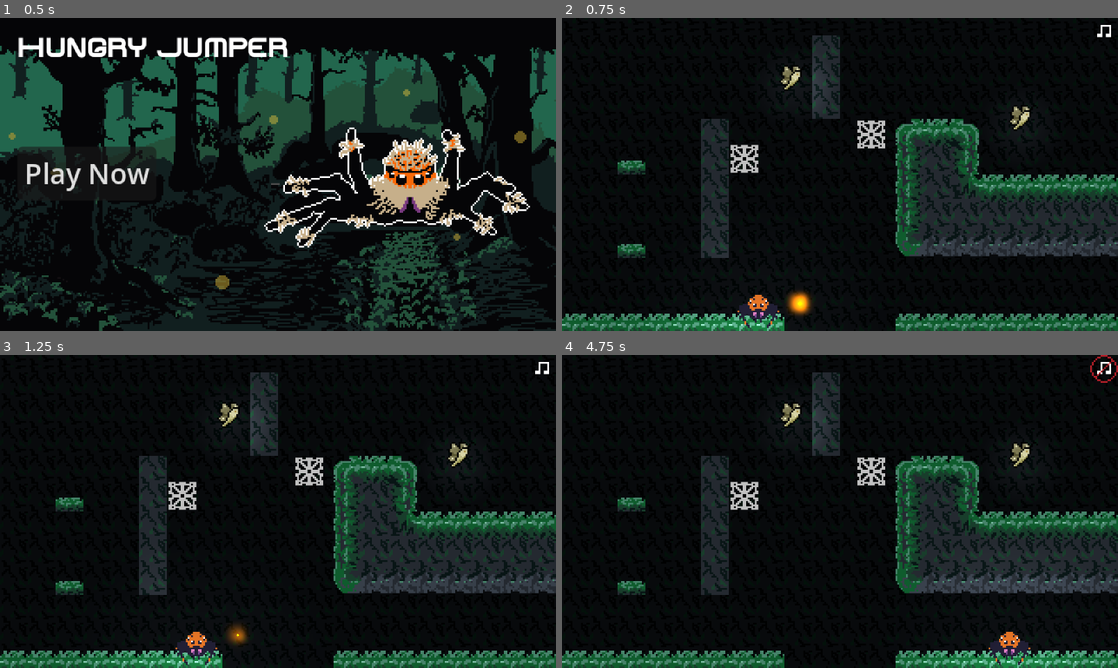
Above: before the commit, frames 1-4 (two rows, left to right).
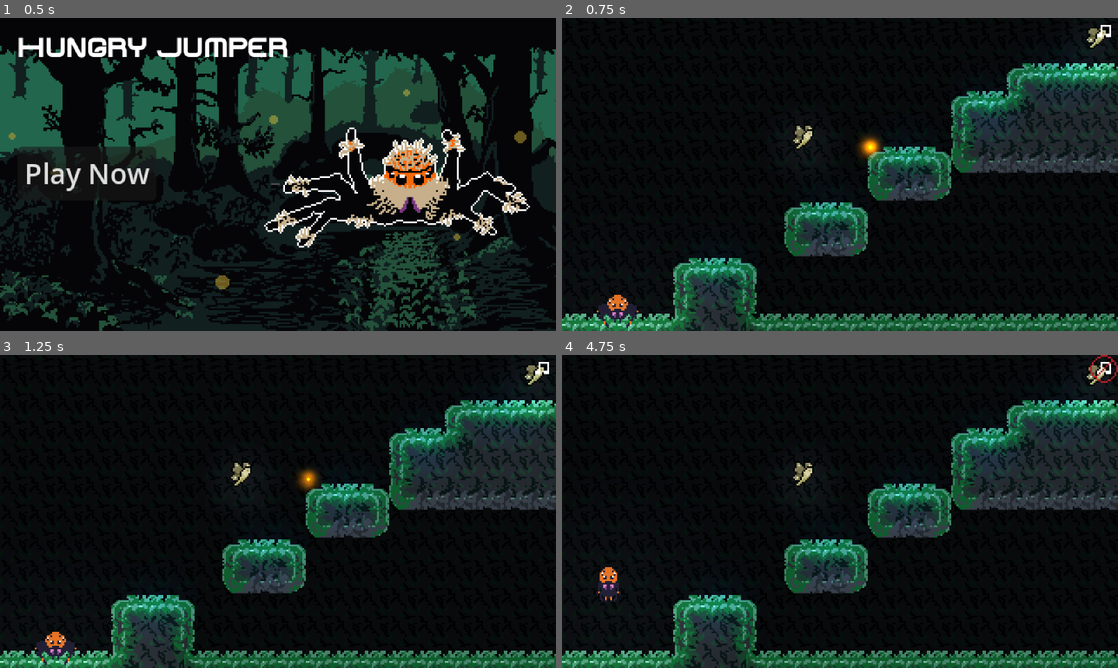
Above: after the commit, the same moments.

Repository: dustnvan/hungry-jumper
Game: Godot game, scene res://main.tscn
The game is run twice, just before and just after one commit, with the same random seed, the same clock (stepped at 60 frames per second) and the same inputs.
Inputs (mouse positions are in pixels of both pictures, inside the frame that each line leads up to):
- Up to frame 1 (0.5 s): no input
- Up to frame 2 (0.75 s): click "Play Now" at 0.5 s
- Up to frame 3 (1.25 s): no input
- Up to frame 4 (4.75 s): click (1106, 367) at 1.25 s; move the mouse to (962, 495) at 2.02 s; press the mouse at (962, 495) at 2.03 s; move the mouse to (728, 527) at 2.77 s; release the mouse at (728, 527) at 2.78 s; click (728, 527) at 2.85 s; move the mouse to (895, 442) at 3.52 s; press the mouse at (895, 442) at 3.53 s; move the mouse to (812, 574) at 4.27 s; release the mouse at (812, 574) at 4.28 s; click (812, 574) at 4.35 s

Frame 1 is identical in both runs. In frame 2, 32% of the frame differs, in the area x 0-100%, y 3-100%; in frame 3, 31%; in frame 4, 32%.

Commit message:
reset player pos

Diff:
--- a/Game.tscn
+++ b/Game.tscn
@@ -125,7 +125,7 @@
 
 [node name="Player" parent="Player" node_paths=PackedStringArray("trajectory_line") instance=ExtResource("9_4c57u")]
 z_index = 50
-position = Vector2(-189, -1269)
+position = Vector2(-270, -186)
 trajectory_line = NodePath("../TrajectoryLine")
 
 [node name="PointLight2D" type="PointLight2D" parent="Player/Player"]
